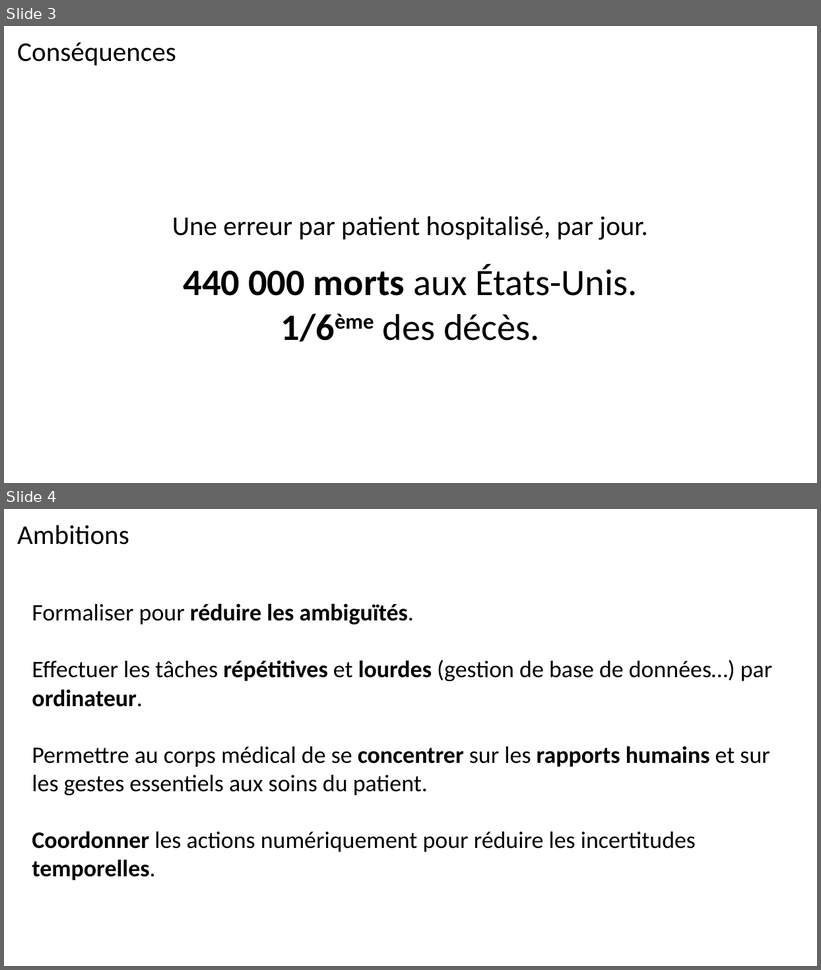
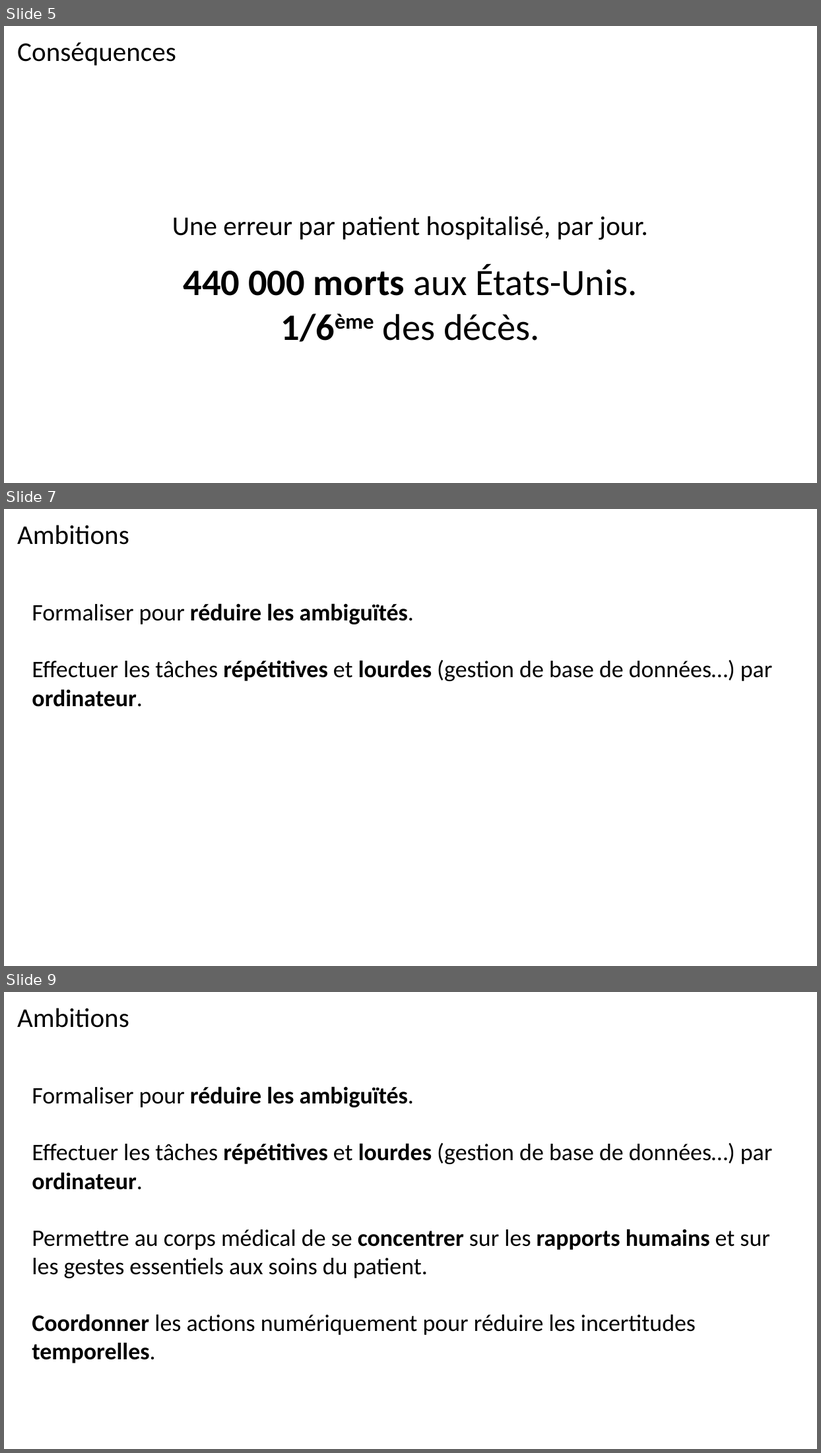
Before and after one commit to nicoszpako/POPPL, a slide deck: POP-PL.pptm. Shown one above the other, each under a label of ours: slides 3 and 4 before the commit, slides 5, 7 and 9 after it; the slides between them are not shown. The pictures are 821x970 and 821x1453 pixels, drawn with LibreOffice and Linux fonts; fonts in the diff are those of the drawing. Boxes give left, top, right and bottom in pixels: in the first picture for what was removed or moved away, otherwise in the second. Text is boxed around its words. In the diff, an @@ line names an element or a change of style, - is before the commit and + after.

```diff
--- a/POP-PL.pptm
+++ b/POP-PL.pptm
@@ slide 7 added at bbox=[4, 509, 817, 966], background #FFFFFF @@
@@ text added at bbox=[17, 525, 129, 545], 32 pt, text #000000 @@
+Ambitions
@@ text added at bbox=[32, 603, 773, 707], 28 pt, text #000000 @@
+Formaliser pour réduire les ambiguïtés.
+Effectuer les tâches répétitives et lourdes (gestion de base de données…) par ordinateur.
@@ what was slide 3 is now slide 5 @@
@@ what was slide 4 is now slide 9 @@
```
Also in this commit, not shown: 3 slides changed, 36 other slides added, 34 other files.
